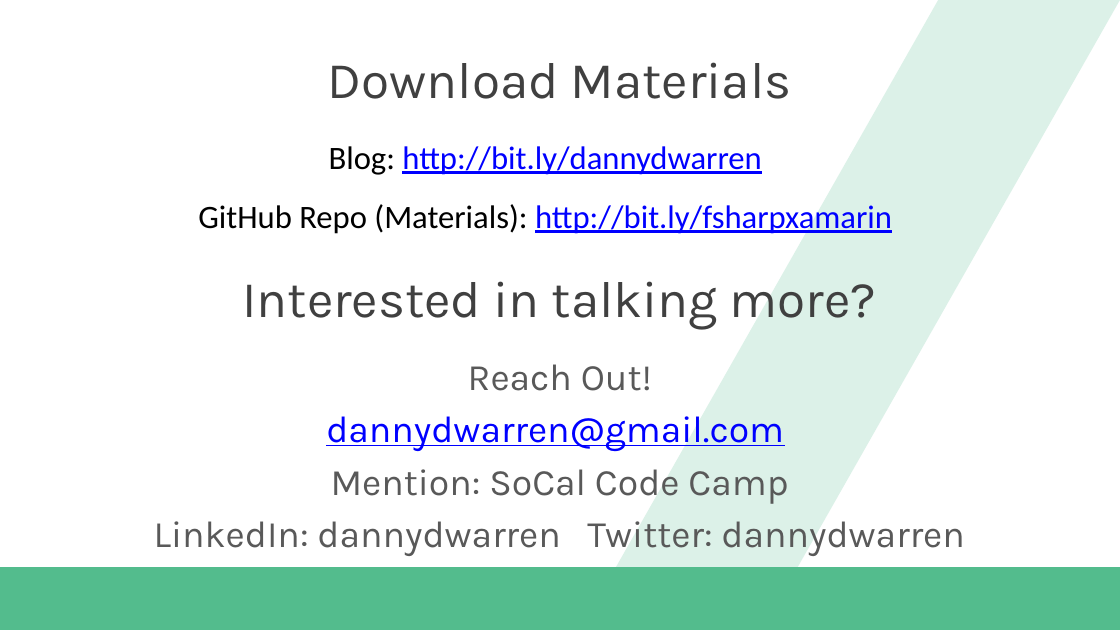
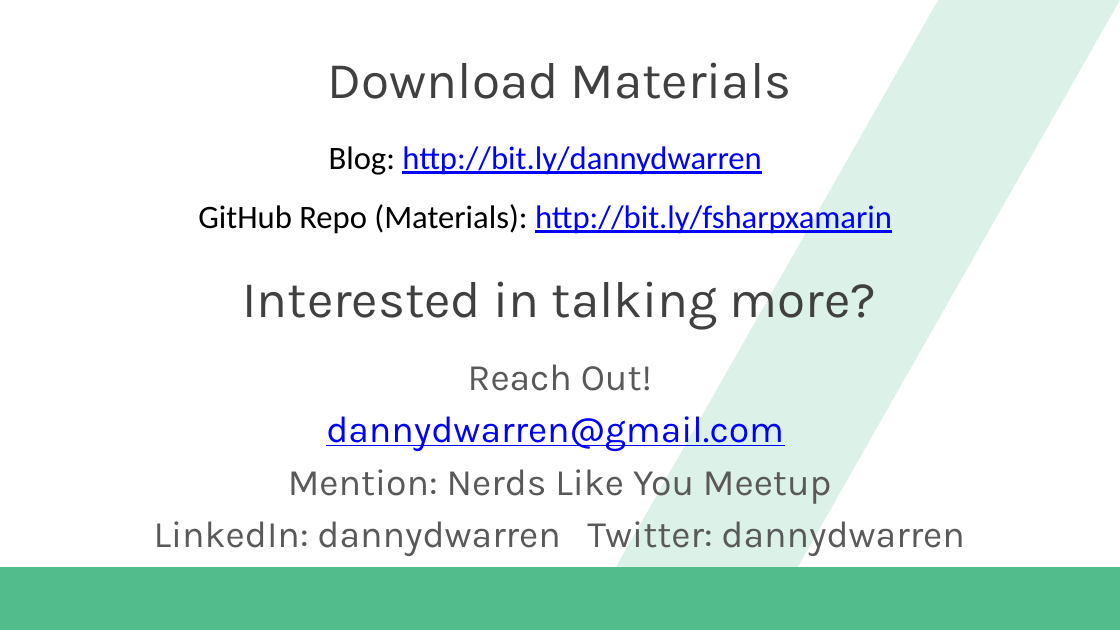
Before and after one commit to dannydwarren/FSharpXamarin, a slide deck: slide 20 of FSharpXamarin_Slides.pptx (slide 15 before the commit). Drawn at 1120x630 pixels with LibreOffice and Linux fonts; fonts in the diff are those of the drawing; background and template pictures are left out. Boxes give left, top, right and bottom in pixels: in the first picture for what was removed or moved away, otherwise in the second. Text is boxed around its words. In the diff, an @@ line names an element or a change of style, - is before the commit and + after.

```diff
--- a/FSharpXamarin_Slides.pptx
+++ b/FSharpXamarin_Slides.pptx
@@ text at box(288, 469, 831, 504): text changed @@
-Mention: SoCal Code Camp
+Mention: Nerds Like You Meetup
```
Also in this commit, not shown: 4 other slides changed, 6 slides added, 1 slide removed, 22 other files.
